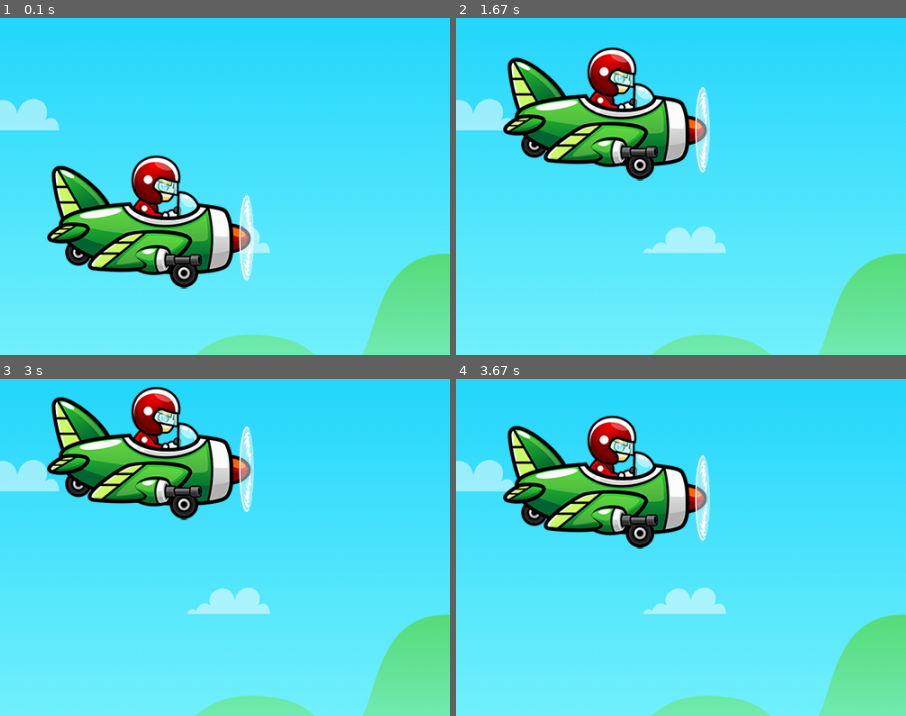
Above: before the commit, frames 1-4 (two rows, left to right).
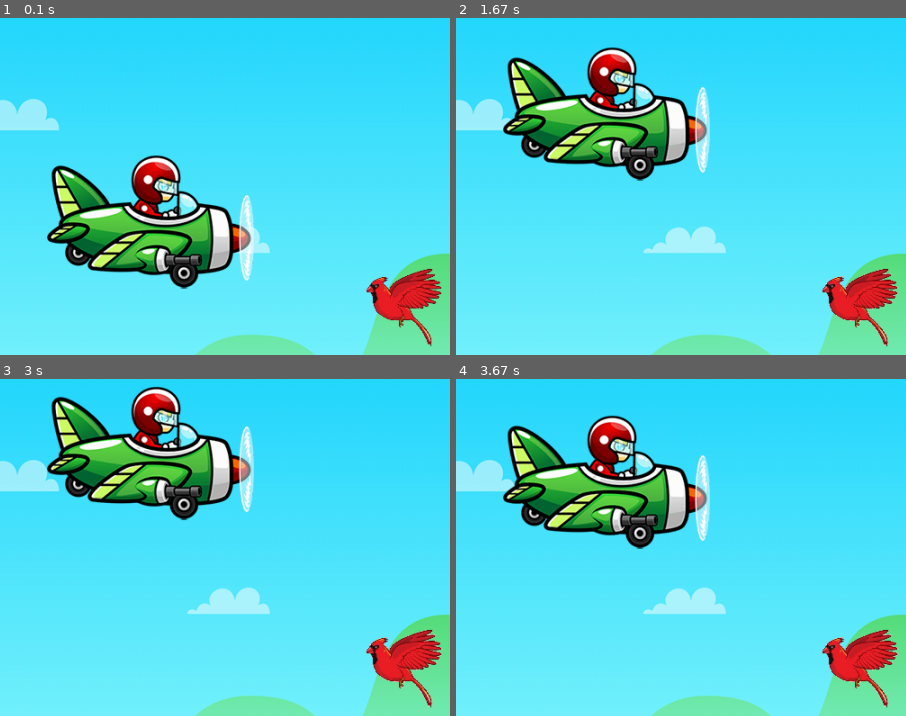
Above: after the commit, the same moments.

Repository: camilams27/JogoPygame
Game: pygame game, started from main.py
The game is run twice, just before and just after one commit, with the same random seed, the same clock (stepped at 60 frames per second) and the same inputs.
Inputs:
- Up to frame 1 (0.1 s): no input
- Up to frame 2 (1.67 s): hold Up 0.33-0.8 s; hold Down 0.83-1.13 s; hold Up 1.17-1.53 s; hold Down from 1.57 s (still down)
- Up to frame 3 (3 s): release Down at 1.93 s; hold Up 1.97-2.27 s; hold Down 2.3-2.6 s; hold Up from 2.63 s (still down)
- Up to frame 4 (3.67 s): release Up at 3 s; hold Down 3.03-3.4 s; hold Up from 3.43 s (still down)
The pictures show only the part of the screen within x 10-60%, y 30-80%; the shares and areas given below are measured in that part.

The runs differ from the first frame. In frame 1, 1.8% of the frame differs, in the area x 81-99%, y 74-98%; in frame 2, 1.8%; in frame 3, 1.9%; in frame 4, 1.9%.

Commit message:
adicionando as imagens dos passaros

Diff:
--- /dev/null
+++ b/birds.py
@@ -0,0 +1,19 @@
+import pygame
+
+class birds(pygame.sprite.Sprite):
+    def __init__(self, *groups):
+        super().__init__(*groups)
+
+        self.image = pygame.image.load("data/bird1.png")
+        self.image = pygame.transform.scale(self.image, [90, 90])
+        self.rect = pygame.Rect(500, 500, 400, 400)
+
+        # self.image = pygame.image.load("data/bird2.png")
+        # self.image = pygame.transform.scale(self.image, [90, 90])
+        # self.rect = pygame.Rect(600, 600, 500, 500)
+
+        self.speed = 5
+
+    def update(self, *args):
+        # movimento dos passaros
+        self.rect.x-=self.speed
--- a/main.py
+++ b/main.py
@@ -1,24 +1,41 @@
+from sys import exit
+
 import pygame
-from sys import exit
-from pygame.locals import *
-from random import randint
+
+from birds import birds
+import math
+
 pygame.init()
+#tela
 start = pygame.display.set_mode((1000, 750))
 pygame.display.set_caption("jogo")
+#imagens
 fundo = pygame.image.load("data/BG.png")
 helice1 = pygame.image.load("data/fly1.png")
 helice2 = pygame.image.load("data/fly2.png")
 gameover = pygame.image.load("data/dead.png")
 damage = pygame.image.load("data/Untitled-1.png")
-bird1 = pygame.image.load("data/bird1.png")
-bird2 = pygame.image.load("data/bird2.png")
+bird1image = pygame.image.load("data/bird1.png")
+bird2image = pygame.image.load("data/bird2.png")
+
+#birds
+drawGroup = pygame.sprite.Group()
+bird1 = birds(drawGroup)
+# bird2 = birds(drawGroup)
+
+
+
 x = 150
 y = 375
+
 altura = 100
 largura = 250
+
 velc = 8
 boost = 15
+
 switcher = True
+
 updown = 0
 up = False
 down = False
@@ -28,22 +45,27 @@
 pygame.mixer.music.load("data/ambiente.ogg")
 pygame.mixer.music.set_volume(0.08)
 pygame.mixer.music.play(-1)
+
 def imagepack ():
-    colisao1 = bird1
-    colisao2 = bird2
+    # colisao1 = bird1
+    # colisao2 = bird2
     global z
     start.blit(frames[z], (x, y))
     pygame.display.update()
     start.blit(fundo, (0, 0))
+
 while switcher:
     pygame.time.delay(30)
     for event in pygame.event.get():
         if event.type == pygame.QUIT:
             pygame.quit()
             exit()
+    #movimentação
     movement = pygame.key.get_pressed()
-    if movement[pygame.K_UP] and y > velc + 100:
+    if movement[pygame.K_UP] and y > velc + 10:
         y -= velc
     if movement[pygame.K_DOWN] and y < 500 - 50 - velc:
         y += velc
     imagepack()
+
+    drawGroup.draw(fundo)
